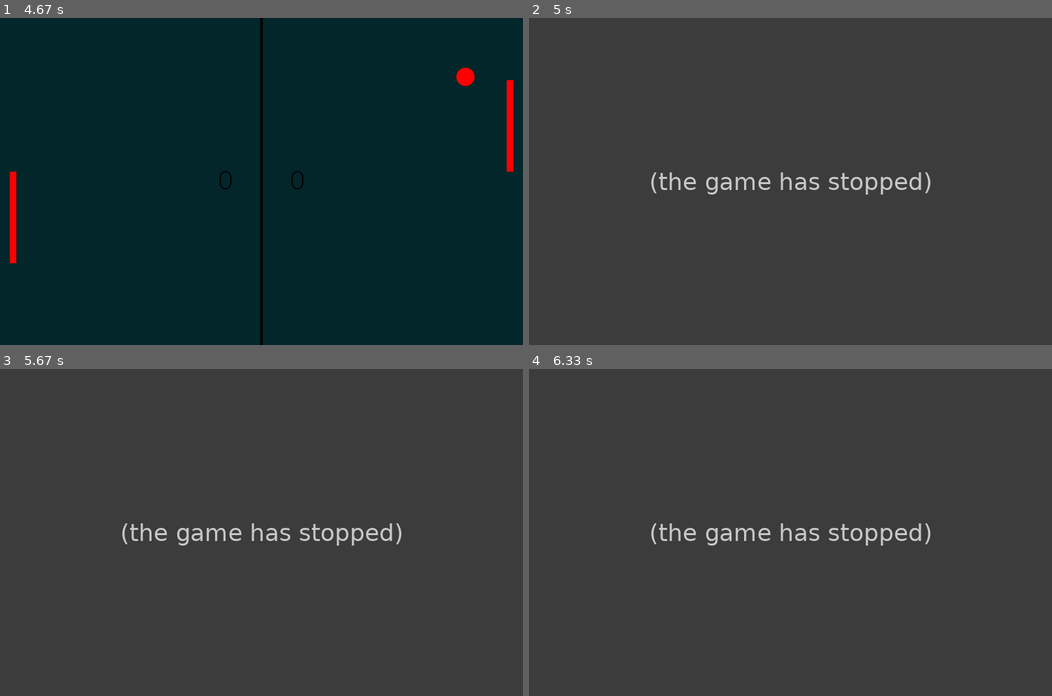
Above: before the commit, frames 1-4 (two rows, left to right).
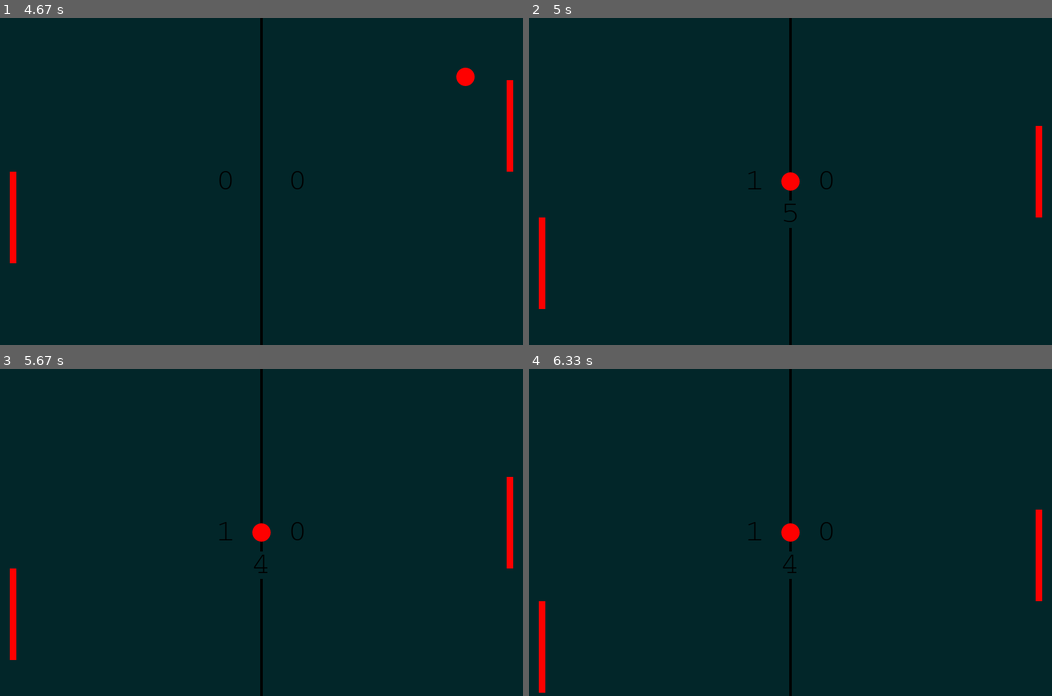
Above: after the commit, the same moments.

Repository: eru123/pygame-pong
Game: pygame game, started from main.py
Same seed, same stepped clock (60 frames per second), same inputs: the game is played once before the commit and once after it.
Inputs:
- Up to frame 1 (4.67 s): hold Up 0.33-0.8 s; hold Down 0.83-1.13 s; hold S 0.83-1.13 s; hold Up 1.17-1.53 s; hold W 1.17-1.53 s; hold Down 1.57-1.93 s; hold S 1.57-1.93 s; hold Up 1.97-2.27 s; hold W 1.97-2.27 s; hold Down 2.3-2.6 s; hold S 2.3-2.6 s; hold Up 2.63-3 s; hold W 2.63-3 s; hold Down 3.03-3.4 s; hold S 3.03-3.4 s; hold Up 3.43-3.73 s; hold W 3.43-3.73 s; hold Down 3.77-4.07 s; hold S 3.77-4.07 s; hold Up 4.1-4.47 s; hold W 4.1-4.47 s; hold Down from 4.5 s (still down); hold S from 4.5 s (still down)
- Up to frame 2 (5 s): release Down at 4.87 s; release S at 4.87 s; hold Up from 4.9 s (still down); hold W from 4.9 s (still down)
- Up to frame 3 (5.67 s): release Up at 5.2 s; release W at 5.2 s; hold Down 5.23-5.53 s; hold S 5.23-5.53 s; hold Up from 5.57 s (still down); hold W from 5.57 s (still down)
- Up to frame 4 (6.33 s): release Up at 5.93 s; release W at 5.93 s; hold Down from 5.97 s (still down); hold S from 5.97 s (still down)

Frame 1 is identical in both runs. In frame 2, 100% of the frame differs, in the area x 0-100%, y 0-100%; in frame 3, 100%; in frame 4, 100%.
Error before the commit: NameError: name 'screen_width' is not defined (pong.py line 80); the game stopped at 4.8 s (later frames are placeholders)

Commit message:
update: working

Diff:
--- a/pong.py
+++ b/pong.py
@@ -14,7 +14,7 @@
 class Player(Block):
     def __init__(self, x_pos, y_pos, pong):
         super().__init__(pong.imgpaddle, x_pos, y_pos)
-        self.speed = pong.speed
+        self.speed = pong.player_speed
         self.movement = 0
         self.screen_height = pong.height
 
@@ -43,6 +43,8 @@
         self.scr_width = pong.width
         self.scr_height = pong.height
         self.collision_sound = pong.snd_collision
+        self.score_sound = pong.snd_score
+        self.first_run = True
 
     def update(self):
         if self.active:
@@ -73,12 +75,16 @@
                 self.speed_y *= -1
 
     def reset_ball(self):
+        if(self.first_run == True):
+            self.direction = random.choice((-1, 1))
+            self.first_run = False
+
         self.active = False
-        self.speed_x *= random.choice((-1, 1))
-        self.speed_y *= random.choice((-1, 1))
+        self.speed_x *= self.direction
+        self.speed_y *= self.direction
         self.score_time = pg.time.get_ticks()
-        self.rect.center = (screen_width / 2, screen_height / 2)
-        pg.mixer.Sound.play(score_sound)
+        self.rect.center = (self.scr_width / 2, self.scr_height / 2)
+        pg.mixer.Sound.play(self.score_sound)
 
     def restart_counter(self):
         current_time = pg.time.get_ticks()
@@ -128,8 +134,10 @@
     def reset_ball(self):
         if self.ball_group.sprite.rect.right >= self.scr_width:
             self.p2_score += 1
+            self.direction = 1
             self.ball_group.sprite.reset_ball()
         if self.ball_group.sprite.rect.left <= 0:
+            self.direction = -1
             self.p1_score += 1
             self.ball_group.sprite.reset_ball()
 
@@ -150,7 +158,7 @@
 
 class Pong:
     def __init__(self):
-        self.bgcolor = COLOR["blue"]
+        self.bgcolor = WIN['pong_bgcolor']
         self.size = self.width, self.height = WIN["width"], WIN["height"]
         self.title = WIN["title"]
         self.icon = WIN["icon"]
@@ -158,11 +166,13 @@
         self.sndscore = AUDIO['score']
         self.imgpaddle = IMG['paddle']
         self.imgball = IMG['ball']
-        self.speed = WIN['speed']
+        self.player_speed = WIN['player_speed']
         self.fntcourier = FONT['courier']
-        self.ball_speed = 4, 4
+        self.ball_speed = WIN['ball_speed']
 
     def run(self):
+        self.ball_speed = self.ball_speed, self.ball_speed
+
         pg.init()
 
         self.fnt1 = pg.font.Font(self.fntcourier, 50)
@@ -172,12 +182,6 @@
         pg.display.set_icon(logo)
         pg.display.set_caption(self.title)
         pg.display.flip()
-        self.running = True
-
-        # while self.running:
-        #     for event in pg.event.get():
-        #         if event.type == pg.QUIT:
-        #             self.running = False
 
         pg.mixer.pre_init(44100, -16, 2, 512)
 
--- a/settings.py
+++ b/settings.py
@@ -27,9 +27,12 @@
 WIN = {
     "width": 800,
     "height": 500,
-    "bgcolor": COLOR["yellow"],
+    "pong_bgcolor": COLOR['blue'],  # GAMEPLAY BGCOLOR
+    "bgcolor": COLOR["yellow"],     # MENU
     "bgmusic": AUDIO["bg"],
     "title": "OOP PROJECT",
     "icon": IMG["logo"],
-    "speed": 5
+    "player_speed": 5,
+    "ball_speed": 4,
+    "score_limit": 5
 }
